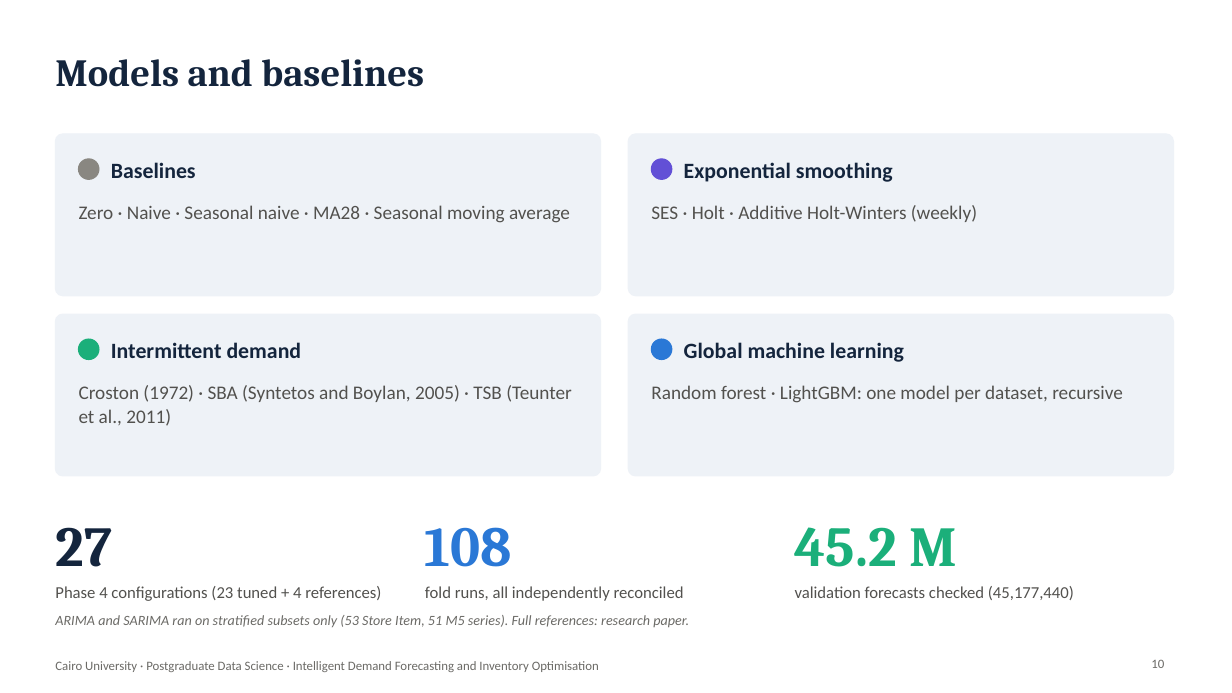
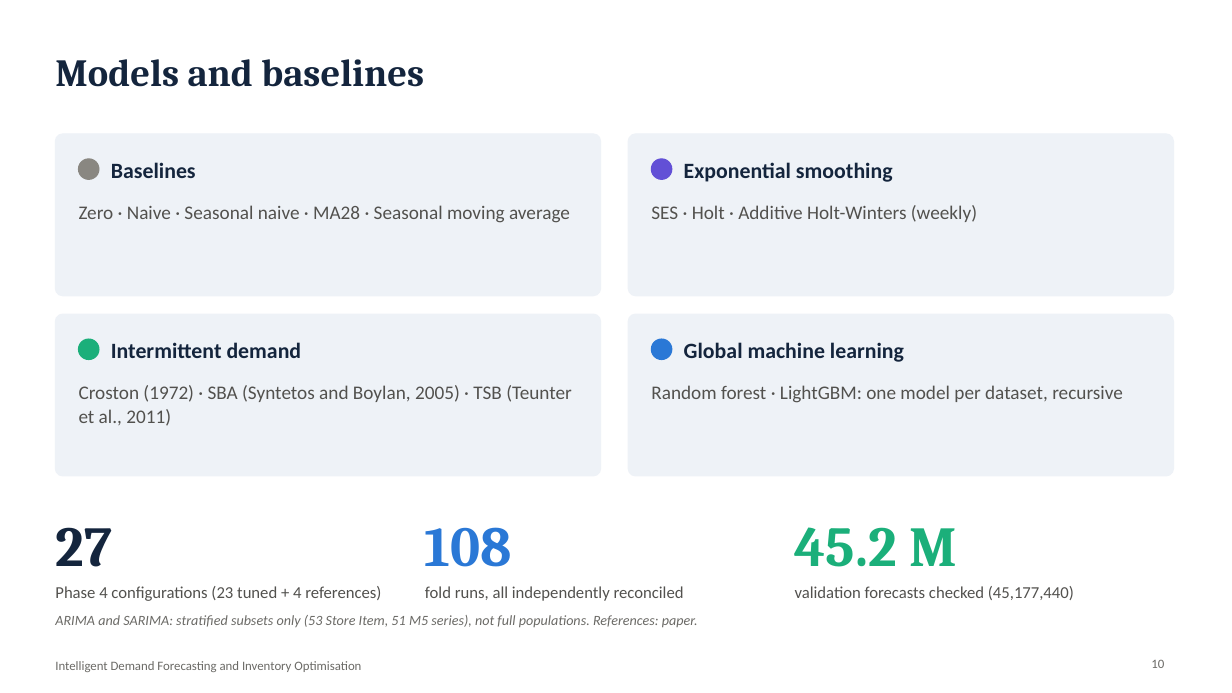
Before and after one commit to YoussefSaeed1/intelligent-demand-forecasting, a slide deck: slide 10 of final_submission/04_presentation/IDF_Viva_Presentation.pptx. Drawn at 1232x693 pixels with LibreOffice and Linux fonts; fonts in the diff are those of the drawing. Boxes give left, top, right and bottom in pixels: in the first picture for what was removed or moved away, otherwise in the second. Text is boxed around its words. In the diff, an @@ line names an element or a change of style, - is before the commit and + after.

```diff
--- a/final_submission/04_presentation/IDF_Viva_Presentation.pptx
+++ b/final_submission/04_presentation/IDF_Viva_Presentation.pptx
@@ text at (x1=55, y1=615, x2=698, y2=628): text changed @@
-ARIMA and SARIMA ran on stratified subsets only (53 Store Item, 51 M5 series). Full references: research paper.
+ARIMA and SARIMA: stratified subsets only (53 Store Item, 51 M5 series), not full populations. References: paper.
@@ text at (x1=55, y1=661, x2=361, y2=672): text changed @@
-Cairo University · Postgraduate Data Science · Intelligent Demand Forecasting and Inventory Optimisation
+Intelligent Demand Forecasting and Inventory Optimisation
```
Also in this commit, not shown: 22 other slides changed, 29 other files.
